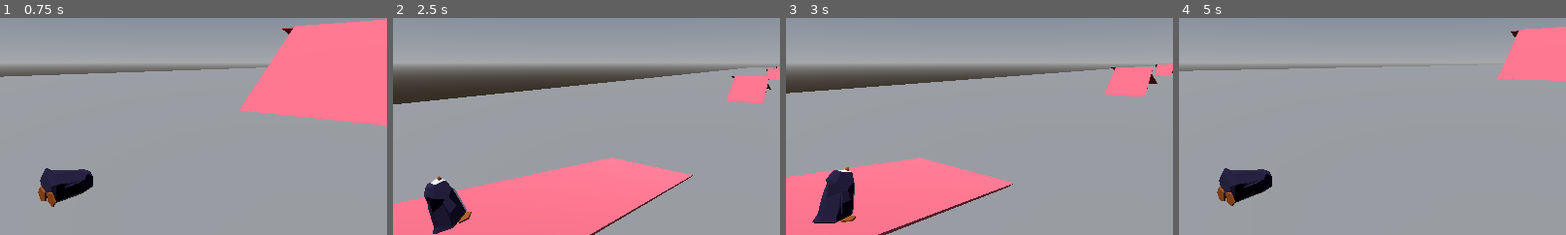
Above: before the commit, frames 1-4 (left to right).
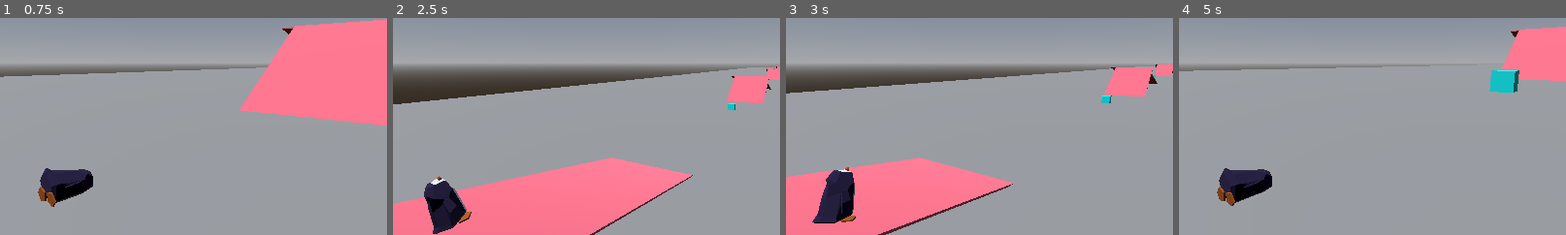
Above: after the commit, the same moments.

Repository: Emerald6468/FlipTheBird
Game: Godot game, scene res://Scenes/TestScenes/zander_test_scene.tscn
The game is run twice, just before and just after one commit, with the same random seed, the same clock (stepped at 60 frames per second) and the same inputs. This scene is started directly instead of the project's main scene.
Inputs:
- Up to frame 1 (0.75 s): tap Enter (ui_accept) at 0.5 s; hold D (Right) from 0.53 s (still down); hold Space (red_action) from 0.53 s (still down)
- Up to frame 2 (2.5 s): tap Enter (ui_accept) at 0.77, 1.52 s; release D (Right) at 1.28 s; release Space (red_action) at 1.28 s; hold S (Backward) 1.28-2.03 s; tap Space (red_action) at 1.35 s; hold D (Right) from 2.03 s (still down); hold Space (red_action) from 2.03 s (still down)
- Up to frame 3 (3 s): release D (Right) at 2.78 s; release Space (red_action) at 2.78 s; hold W (Forward) from 2.78 s (still down); tap Space (red_action) at 2.85 s
- Up to frame 4 (5 s): tap Enter (ui_accept) at 3.02, 3.77, 4.52 s; release W (Forward) at 3.53 s; hold Space (red_action) 3.53-4.28 s; hold A (Left) from 3.53 s (still down); tap Space (red_action) at 4.35 s
The pictures show only the part of the screen within x 24-74%, y 26-76%; the shares and areas given below are measured in that part.

Frame 1 is identical in both runs. In frame 2, less than 0.1% of the frame differs, in the area x 86-89%, y 39-43%; in frame 3, less than 0.1%; in frame 4, 0.7%, in the area x 80-88%, y 24-35%.

Commit message:
obstacle code :)

Diff:
--- a/flip,-the-bird/Level.gd
+++ b/flip,-the-bird/Level.gd
@@ -11,7 +11,8 @@
 
 # Called every frame. 'delta' is the elapsed time since the previous frame.
 func _process(delta: float) -> void:
-	pass
+	if Global.game_over:
+		print("GAME OVER")
 
 func _input(event):
 	if event.is_action_pressed("Escape"):
--- a/flip,-the-bird/Scenes/Prefabs/player.tscn
+++ b/flip,-the-bird/Scenes/Prefabs/player.tscn
@@ -7,6 +7,8 @@
 [sub_resource type="CapsuleShape3D" id="CapsuleShape3D_qohmv"]
 
 [sub_resource type="SphereShape3D" id="SphereShape3D_pv3ct"]
+
+[sub_resource type="CapsuleShape3D" id="CapsuleShape3D_v1l4e"]
 
 [sub_resource type="CapsuleMesh" id="CapsuleMesh_sfbl0"]
 
@@ -25,6 +27,13 @@
 transform = Transform3D(-1.2, -1.8119496e-07, -7.920283e-15, -1.8119496e-07, 1.2, -1.1959295e-21, 7.920284e-15, 1.1959296e-21, -1.2, -2.676903e-07, 1.7728328, 0.25012594)
 shape = SubResource("SphereShape3D_pv3ct")
 
+[node name="CollisionChecker" type="Area3D" parent="CollisionShape3D/Model" unique_id=34973778]
+transform = Transform3D(1, 0, 0, 0, 1, 0, 0, 0, 1, 8.945905e-09, 0, -0.102329254)
+
+[node name="CollisionShape3D" type="CollisionShape3D" parent="CollisionShape3D/Model/CollisionChecker" unique_id=884599138]
+transform = Transform3D(2.5, 0, 0, 0, -1.09278474e-07, -2.5, 0, 2.5, -1.09278474e-07, -3.7304268e-08, 1, 0.4267111)
+shape = SubResource("CapsuleShape3D_v1l4e")
+
 [node name="BaseModel" type="MeshInstance3D" parent="." unique_id=68442305]
 transform = Transform3D(1, 4.2351647e-22, 1.4210855e-14, 1.4210855e-14, -4.371139e-08, -1, 0, 1, -4.371139e-08, -5.8672596e-15, -0.5071369, -1.4901161e-08)
 visible = false
--- /dev/null
+++ b/flip,-the-bird/Scenes/Prefabs/rock.tscn
@@ -0,0 +1,20 @@
+[gd_scene format=3 uid="uid://buc5mi1l0tx4e"]
+
+[sub_resource type="BoxShape3D" id="BoxShape3D_bseyl"]
+
+[sub_resource type="StandardMaterial3D" id="StandardMaterial3D_fldgw"]
+albedo_color = Color(0, 1, 1, 1)
+
+[sub_resource type="BoxMesh" id="BoxMesh_ompd4"]
+material = SubResource("StandardMaterial3D_fldgw")
+
+[node name="Rock" type="Node3D" unique_id=1886200248 groups=["Obstacle"]]
+transform = Transform3D(5, 0, 0, 0, 5, 0, 0, 0, 5, 0, 0, 0)
+
+[node name="rocky" type="Area3D" parent="." unique_id=1535179531 groups=["Obstacle"]]
+
+[node name="CollisionShape3D" type="CollisionShape3D" parent="rocky" unique_id=286554116]
+shape = SubResource("BoxShape3D_bseyl")
+
+[node name="MeshInstance3D" type="MeshInstance3D" parent="rocky/CollisionShape3D" unique_id=288996928]
+mesh = SubResource("BoxMesh_ompd4")
--- a/flip,-the-bird/Scenes/TestScenes/zander_test_scene.tscn
+++ b/flip,-the-bird/Scenes/TestScenes/zander_test_scene.tscn
@@ -2,6 +2,7 @@
 
 [ext_resource type="PackedScene" uid="uid://b2svsxeylpykh" path="res://Scenes/Prefabs/player.tscn" id="1_5cjin"]
 [ext_resource type="Script" uid="uid://dsylgw6jbiv5q" path="res://Level.gd" id="1_blgmw"]
+[ext_resource type="PackedScene" uid="uid://buc5mi1l0tx4e" path="res://Scenes/Prefabs/rock.tscn" id="3_1885f"]
 
 [sub_resource type="ProceduralSkyMaterial" id="ProceduralSkyMaterial_5cjin"]
 
@@ -165,3 +166,9 @@
 [node name="MeshInstance3D" type="MeshInstance3D" parent="Hill3/Ramp4/CollisionShape3D" unique_id=1637498730]
 transform = Transform3D(1, -5.551115e-17, -2.842171e-14, 6.82121e-13, 1.0000002, 3.8146973e-06, 1.4210855e-14, -5.820766e-10, 1, 0, 0, 0)
 mesh = SubResource("BoxMesh_ugqxb")
+
+[node name="Rock" parent="." unique_id=1886200248 instance=ExtResource("3_1885f")]
+transform = Transform3D(5, 0, 0, 0, 5, 0, 0, 0, 5, 0, 0.8788929, -451.60754)
+
+[node name="Rock2" parent="." unique_id=897545220 instance=ExtResource("3_1885f")]
+transform = Transform3D(5, 0, 0, 0, 5, 0, 0, 0, 5, -5.2056465, 1.5979538, -852.0762)
--- a/flip,-the-bird/Scripts/Global.gd
+++ b/flip,-the-bird/Scripts/Global.gd
@@ -3,6 +3,9 @@
 var forward_velocity = 0.0
 # Increases in intervals of 50 based on total flips + multiplier
 var score = 0
+
+#game over logic
+var game_over = false
 # Called when the node enters the scene tree for the first time.
 func _ready() -> void:
 	print(score)
--- a/flip,-the-bird/Scripts/player.gd
+++ b/flip,-the-bird/Scripts/player.gd
@@ -19,6 +19,12 @@
 var angle_power = 1.0
 var total_flips = 0
 #var axis_speed = 1.0
+
+#Obstacle Collision
+@onready var collision_checker: Area3D = $CollisionShape3D/Model/CollisionChecker
+var dont_check = false
+var fragile = false
+var just_hit = false
 #Maybe player rotates faster per full spin?
 
 @export var gravity_modifier = 5.0
@@ -34,18 +40,18 @@
 		slope_hit = slope_collider.get_collision_point(0)
 		slope_angle = get_floor_angle()
 		slope_angle = rad_to_deg(slope_angle)
-		print("slope angle " + str(slope_angle))
+		#print("slope angle " + str(slope_angle))
 		slope_normal = get_floor_normal()
 		var yInverse = 1 - slope_normal.y
 		var speed_increase = yInverse * slope_normal.z * angle_power * 1000
 		if speed_increase > 0: speed_increase = 0.3
-		print("speed increase " + str(speed_increase))
+		#print("speed increase " + str(speed_increase))
 		velocity.z += speed_increase
 
 func rotation_math():
 	#TO DO: Allow rotation only when midair
 	var current_angle = model.get_rotation().x
-	print(current_angle)
+	#print(current_angle)
 
 	#Commented code below causes player to launch out of bounds
 	#if current_angle > 90 or current_angle < -90:
@@ -64,8 +70,35 @@
 		#print("Total Score: "+ str($Global.score))
 	#FOR LATER: Add multiplier from fish/stonse to scoring
 
+func fragile_timer():
+	if just_hit:
+		#SWAP FOR DIZZY TIMER
+		just_hit = false
+		await get_tree().create_timer(10).timeout
+		fragile = false
+
+
+func check_collisions():
+	if fragile: fragile_timer()
+	var area_list = collision_checker.get_overlapping_areas()
+	if collision_checker.has_overlapping_bodies() and !dont_check:
+		for area in area_list:
+			if area.is_in_group("Obstacle"):
+				#game over trigger
+				if fragile: Global.game_over = true
+				dont_check = true
+				velocity.z = -Force
+				print("hit something")
+				fragile = true
+				just_hit = true
+				#SWAP FOR AWAIT WHEN THE SPIN ANIMATION FINISHES
+				await get_tree().create_timer(2).timeout
+				print("can get hit again")
+				dont_check = false
+
 
 func _physics_process(delta: float) -> void:
+	check_collisions()
 	velocity.z += .1
 	if velocity.z >= 0: velocity.z = -100
 	Global.forward_velocity = velocity.z
--- a/flip,-the-bird/project.godot
+++ b/flip,-the-bird/project.godot
@@ -18,6 +18,10 @@
 [autoload]
 
 Global="*uid://bpyvuyjg2hptr"
+
+[global_group]
+
+Obstacle="Slows you down when you get hit"
 
 [input]
 
